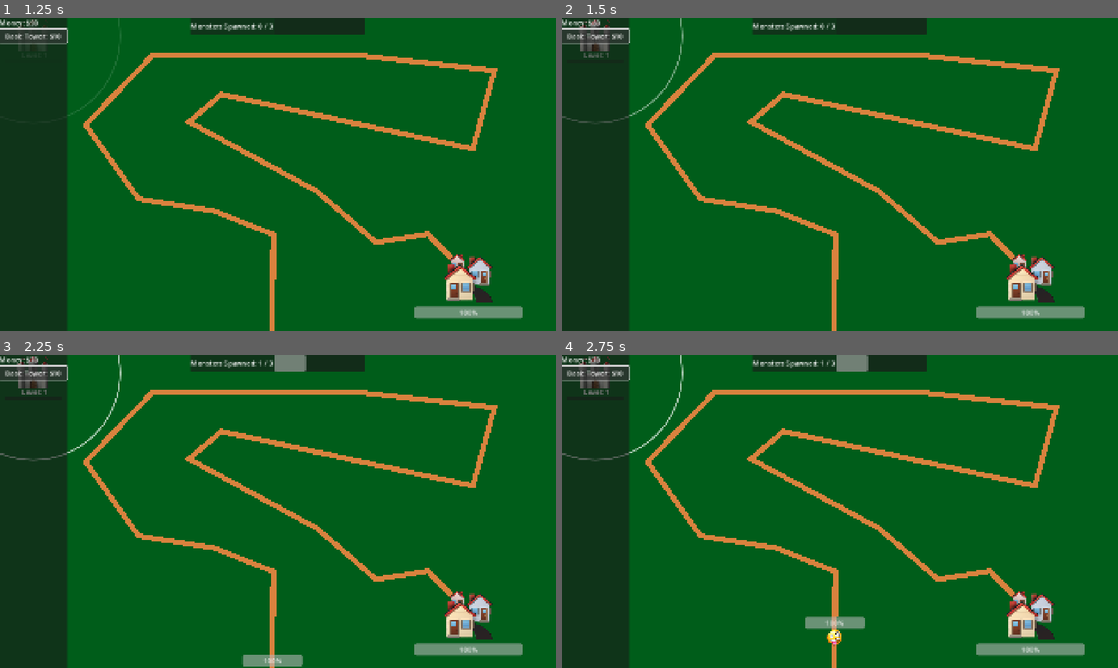
Above: before the commit, frames 1-4 (two rows, left to right).
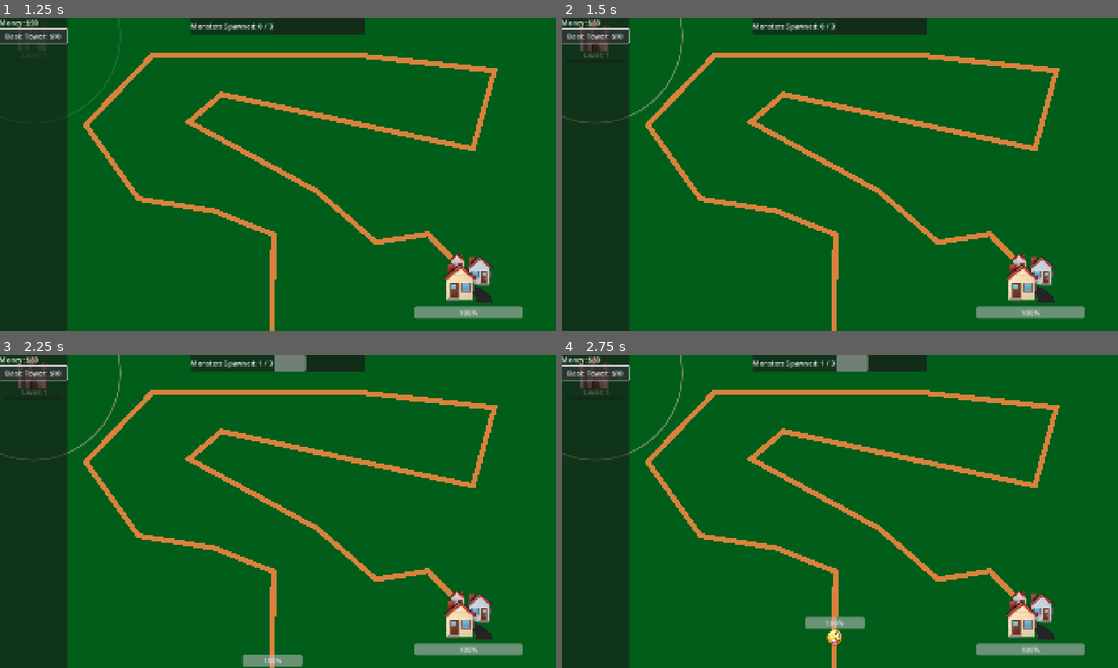
Above: after the commit, the same moments.

Repository: alexcolemandata/tower-defense
Game: Godot game, scene res://game.tscn
Same seed, same stepped clock (60 frames per second), same inputs: the game is played once before the commit and once after it.
Inputs:
- Up to frame 1 (1.25 s): click "Basic Tower: $10" at 0.5 s
- Up to frame 2 (1.5 s): click "Basic Tower: $10" at 1.25 s
- Up to frame 3 (2.25 s): click "Basic Tower: $10" at 2 s
- Up to frame 4 (2.75 s): no input

Frame 1 is identical in both runs. In frame 2, less than 0.1% of the frame differs, in the area x 3-22%, y 0-32%; in frame 3, 0.2%, in the area x 0-22%, y 0-34%; in frame 4, 0.2%.

Commit message:
cant  spawn towers ontop of eachother

Diff:
--- a/tower.gd
+++ b/tower.gd
@@ -9,6 +9,7 @@
 @onready var speech_box: Label = %SpeechBox
 @onready var current_level_display: Label = %CurrentLevelDisplay
 @onready var xp_level_progress_bar: ProgressBar = %XPLevelProgressBar
+@onready var footprint: Area2D = %Footprint
 
 signal placed
 signal gained_money(money_gained: int)
@@ -21,6 +22,8 @@
 var xp_to_next_level = 30
 
 var last_shot_time: float = 0.
+
+var placement_checker: Callable
 
 func _ready() -> void:
 	var shape: CircleShape2D = vision_shape.shape
@@ -41,8 +44,19 @@
 		attempt_shot()
 
 func _process_placing(_delta) -> void:
-	modulate.a = 0.3
+	var can_place = is_placeable()
+	if can_place:
+		modulate = Color(1, 1, 1, 0.3)
+	else:
+		modulate = Color(1, 0, 0, 0.3)
 	global_position = get_global_mouse_position()
+
+func is_placeable() -> bool:
+	var overlapping = footprint.get_overlapping_areas()
+	for overlap in overlapping:
+		if footprint != overlap:
+			return false
+	return true
 
 func _draw() -> void:
 	draw_circle(Vector2.ZERO, vision_range, Color(1., 1., 1., 0.4), false, 2.0, true)
@@ -52,10 +66,11 @@
 		return
 
 	if (event is InputEventMouseButton) and event.is_released():
-		print("mouse event!!")
 		attempt_placement(get_global_mouse_position())
 
 func attempt_placement(new_global_position: Vector2) -> void:
+	if not is_placeable():
+		return
 	global_position = new_global_position
 	state = State.ACTIVE
 	modulate.a = 1.
--- a/tower.tscn
+++ b/tower.tscn
@@ -6,6 +6,9 @@
 [sub_resource type="CircleShape2D" id="CircleShape2D_stebd"]
 resource_local_to_scene = true
 radius = 219.67
+
+[sub_resource type="CircleShape2D" id="CircleShape2D_vedim"]
+radius = 29.017237
 
 [node name="Tower" type="Node2D"]
 script = ExtResource("1_vedim")
@@ -16,6 +19,8 @@
 
 [node name="VisionArea" type="Area2D" parent="."]
 unique_name_in_owner = true
+visible = false
+collision_layer = 0
 
 [node name="VisionShape" type="CollisionShape2D" parent="VisionArea"]
 unique_name_in_owner = true
@@ -43,3 +48,10 @@
 offset_right = 65.0
 offset_bottom = 61.0
 show_percentage = false
+
+[node name="Footprint" type="Area2D" parent="."]
+unique_name_in_owner = true
+
+[node name="FootprintShape" type="CollisionShape2D" parent="Footprint"]
+position = Vector2(-1, 20)
+shape = SubResource("CircleShape2D_vedim")
Not shown: 1 places in tower.tscn that only renumber resources
Not shown, changed: TODO.md
